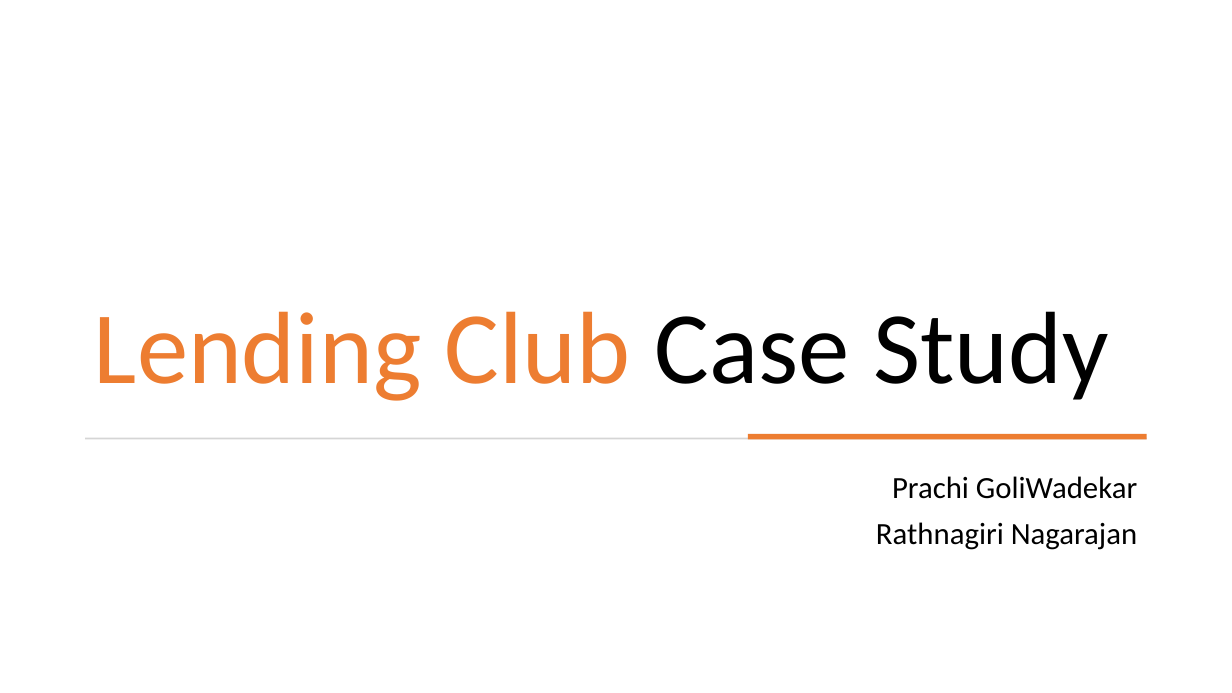
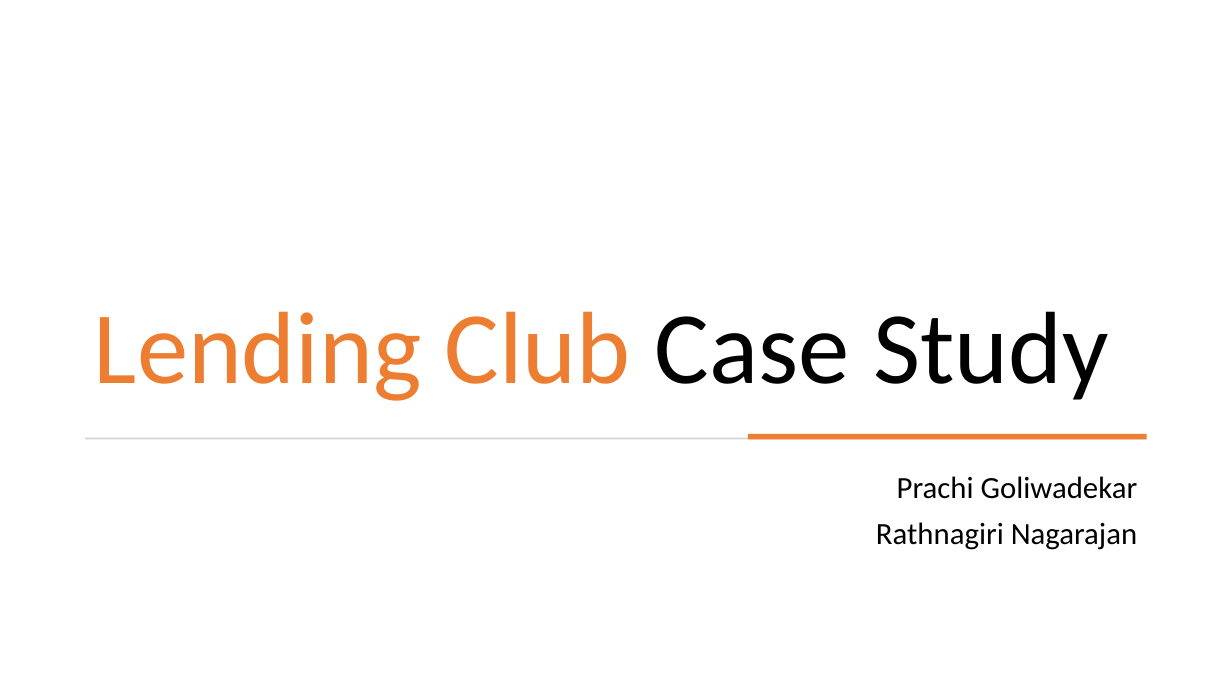
Before and after one commit to prachigoliwadekar/LendingClubCaseStudy, a slide deck: slide 1 of LendingClubCaseStudy.pptx. Drawn at 1232x693 pixels with LibreOffice and Linux fonts; fonts in the diff are those of the drawing. Boxes give left, top, right and bottom in pixels: in the first picture for what was removed or moved away, otherwise in the second. Text is boxed around its words. In the diff, an @@ line names an element or a change of style, - is before the commit and + after.

```diff
--- a/LendingClubCaseStudy.pptx
+++ b/LendingClubCaseStudy.pptx
@@ subtitle at box(897, 476, 1138, 499): text changed @@
-Prachi GoliWadekar
+Prachi Goliwadekar
```
Also in this commit, not shown: 6 other slides changed, 14 slides added, 1 slide removed, 1 other file.
